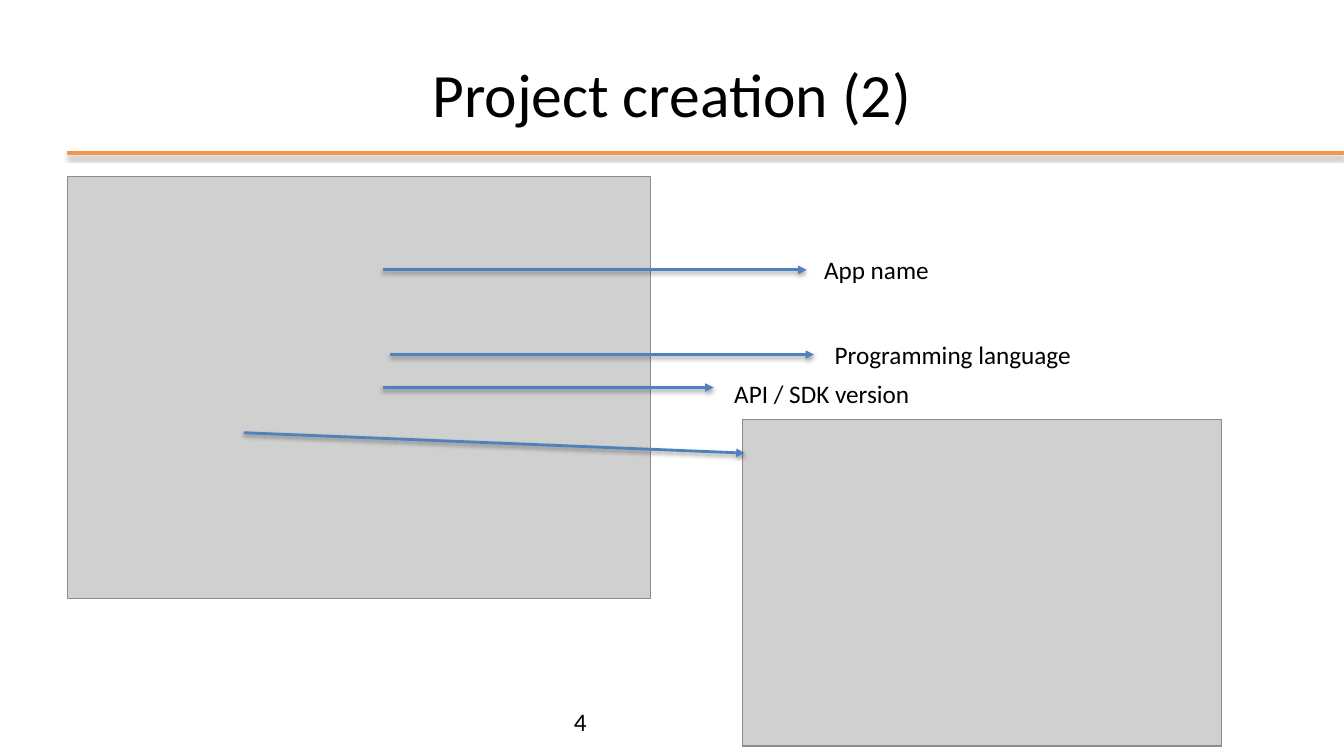
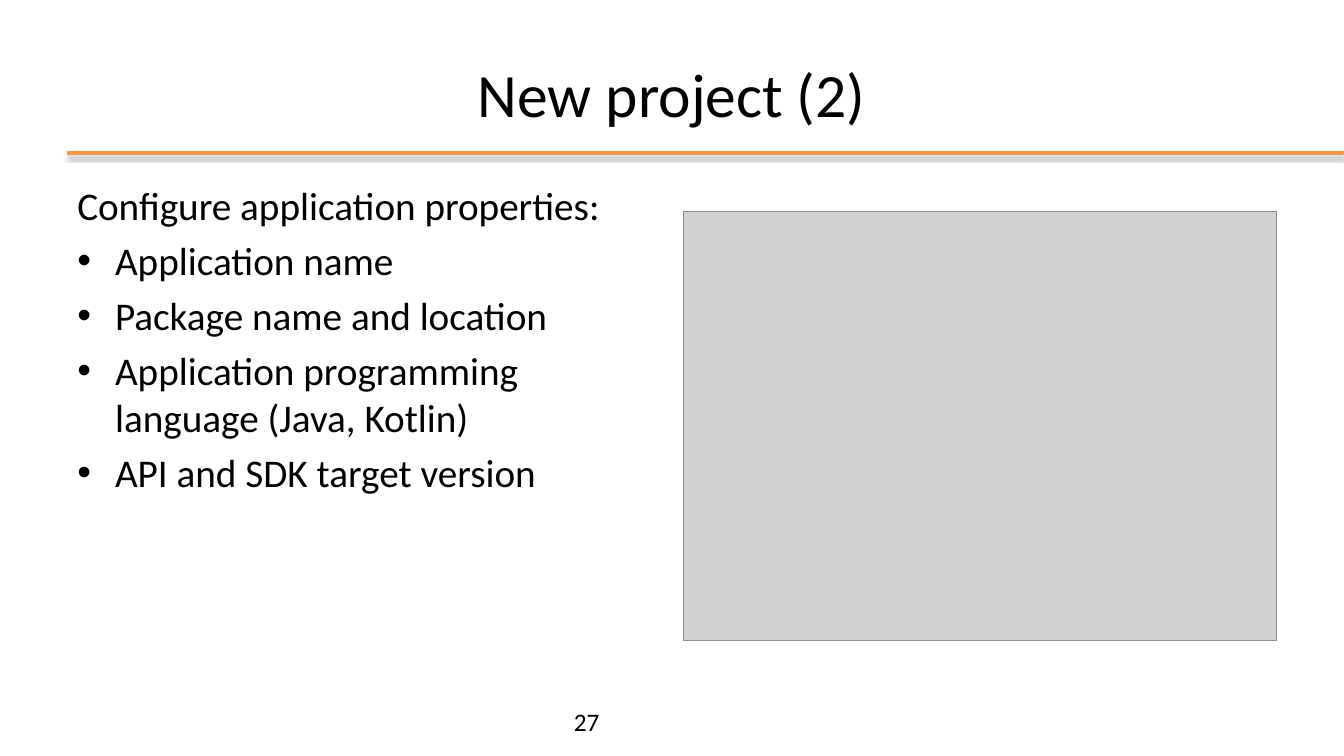
Before and after one commit to kevinmala00/ATTIVITA-PROGETTUALE, a slide deck: slide 27 of slides/02 - Android Studio.pptx (slide 4 before the commit). Drawn at 1344x756 pixels with LibreOffice and Linux fonts; fonts in the diff are those of the drawing; grey boxes stand for pictures; background and template pictures are left out. Boxes give left, top, right and bottom in pixels: in the first picture for what was removed or moved away, otherwise in the second. Text is boxed around its words. In the diff, an @@ line names an element or a change of style, - is before the commit and + after.

```diff
--- a/slides/02 - Android Studio.pptx
+++ b/slides/02 - Android Studio.pptx
@@ title at (478,72,866,128): text changed @@
-Project creation (2)
+New project (2)
@@ text added at (77,192,600,494), 28 pt, text #000000 @@
+Configure application properties:
+• Application name
+• Package name and location
+• Application programming language (Java, Kotlin)
+• API and SDK target version
@@ picture: place and size @@
-picture at (68,176,651,599)
+picture at (684,211,1277,640)
@@ text removed at (824,262,929,283) @@
-App name
@@ arrow removed from (383, 270) to (807, 270) @@
@@ arrow removed from (390, 355) to (815, 355) @@
@@ text removed at (835,346,1070,369) @@
-Programming language
@@ arrow removed from (383, 387) to (714, 387) @@
@@ text removed at (734,385,909,404) @@
-API / SDK version
@@ picture removed at (743,419,1223,746) @@
@@ arrow removed from (244, 433) to (745, 454) @@
@@ page number at (574,714,600,731): text changed @@
-4
+27
```
Also in this commit, not shown: 21 other slides changed, 15 slides added, 8 slides removed.
